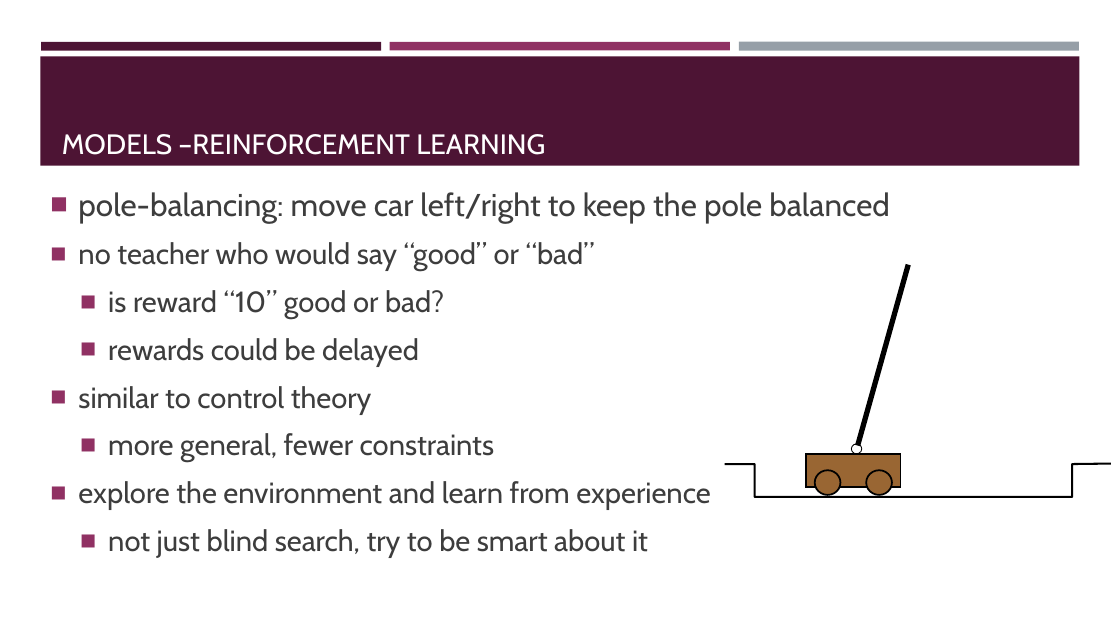
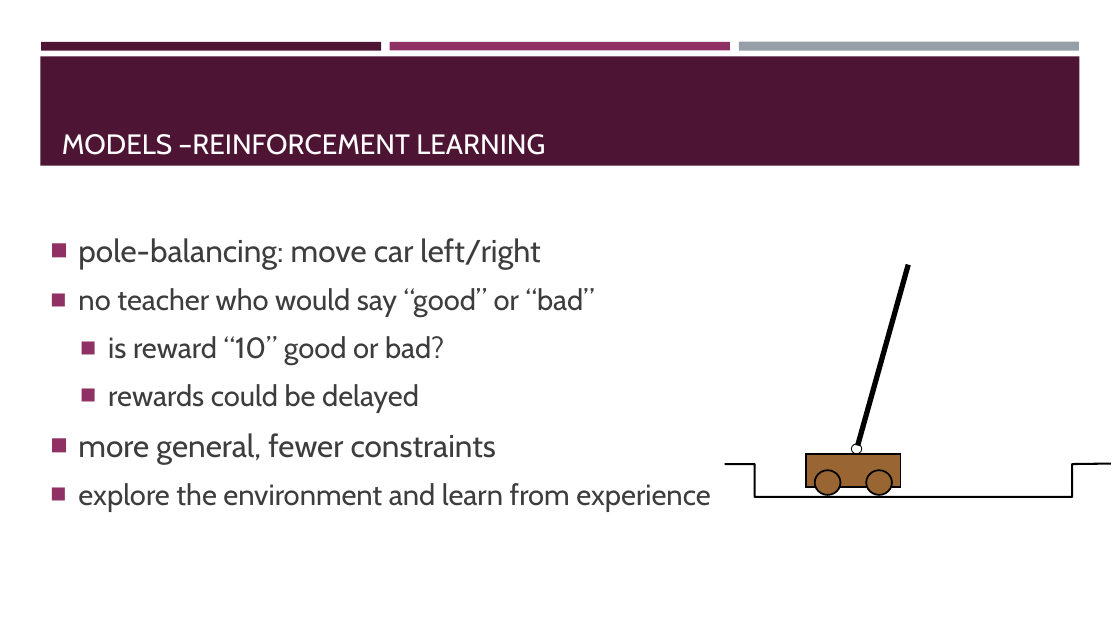
Before and after one commit to BeiyuLinCS/beiyulin.github.io, a slide deck: slide 24 of teach/spring_21/behavior_modeling/week4_multi_disciplinary.pptx. Drawn at 1120x630 pixels with LibreOffice and Linux fonts; fonts in the diff are those of the drawing. Boxes give left, top, right and bottom in pixels: in the first picture for what was removed or moved away, otherwise in the second. Text is boxed around its words. In the diff, an @@ line names an element or a change of style, - is before the commit and + after.

```diff
--- a/teach/spring_21/behavior_modeling/week4_multi_disciplinary.pptx
+++ b/teach/spring_21/behavior_modeling/week4_multi_disciplinary.pptx
@@ text at (x1=78, y1=238, x2=540, y2=269): text changed @@
-■ pole-balancing: move car left/right to keep the pole balanced
+■ pole-balancing: move car left/right
@@ text at (x1=78, y1=386, x2=372, y2=414): paragraph removed @@
-■ similar to control theory
@@ text at (x1=78, y1=433, x2=496, y2=464): size 25 to 27 pt in "more general, fewer constraints"; list level 2 to 1 in "more general, fewer constraints" @@
@@ text at (x1=108, y1=529, x2=648, y2=557): paragraph removed @@
-  ■ not just blind search, try to be smart about it
```
Also in this commit, not shown: 3 other slides changed, 1 slide removed, 11 other files.
